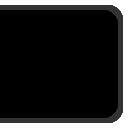
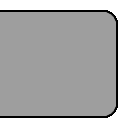
Layers edited between the first and the second (128, 128) image:
added layer "Camada 6" above "Camada 3" over (0, 10, 118, 118)
hid "Camada 3" over (0, 10, 118, 118)
hid "Camada 4" over (0, 5, 123, 123)
